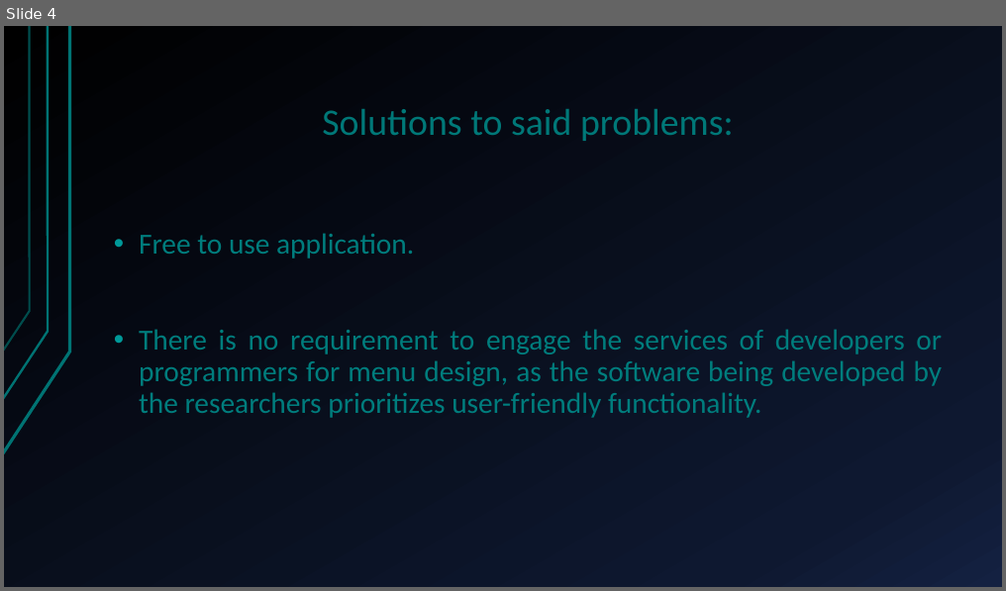
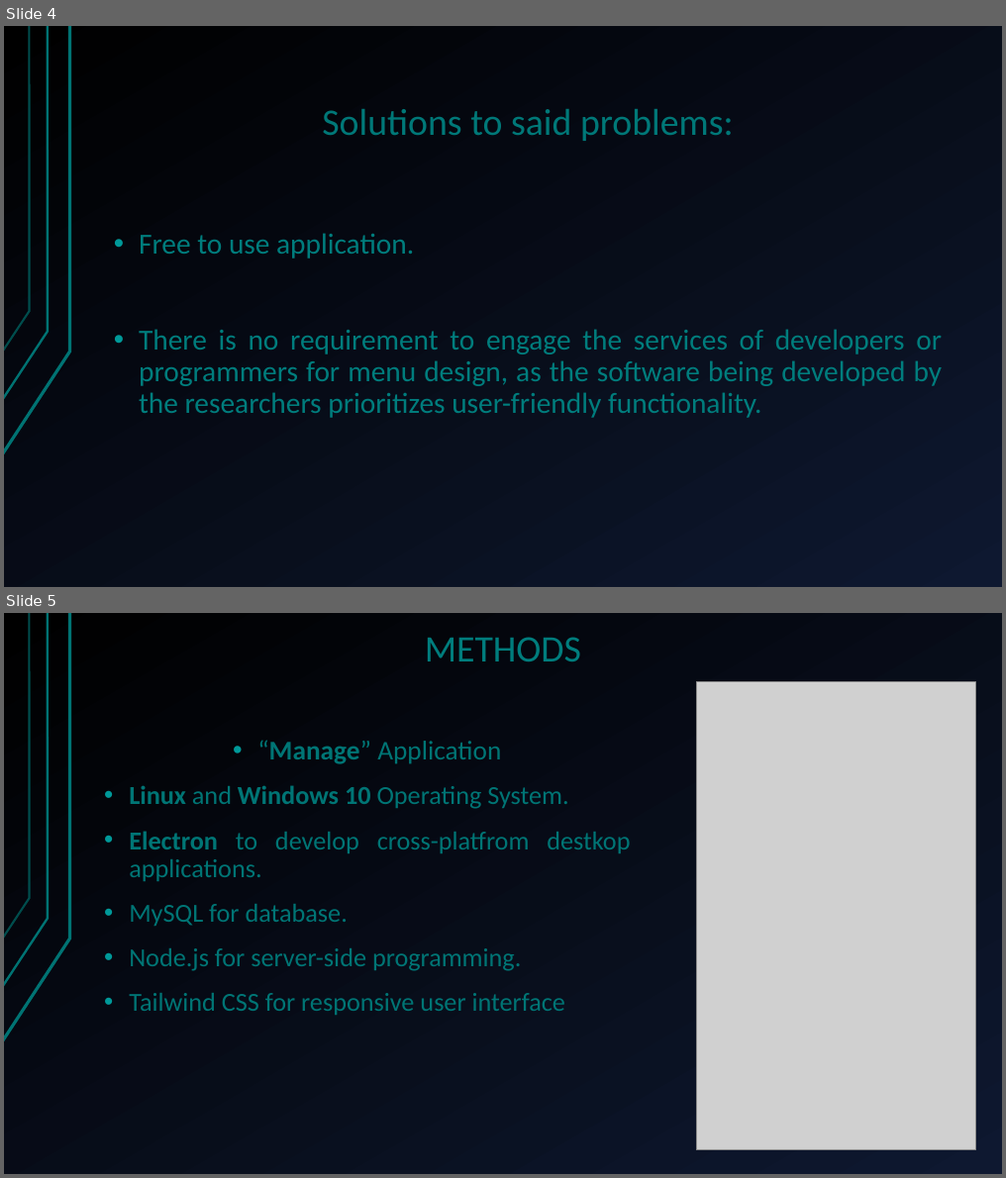
Before and after one commit to alexxGmZ/MenuMaApp, a slide deck: DOCS/FreEzMenu2.pptx. Shown one above the other, each under a label of ours: slide 4 before the commit, slides 4 and 5 after it. The pictures are 1006x591 and 1006x1178 pixels, drawn with LibreOffice and Linux fonts; fonts in the diff are those of the drawing; grey boxes stand for pictures. Boxes give left, top, right and bottom in pixels: in the first picture for what was removed or moved away, otherwise in the second. Text is boxed around its words. In the diff, an @@ line names an element or a change of style, - is before the commit and + after.

```diff
--- a/DOCS/FreEzMenu2.pptx
+++ b/DOCS/FreEzMenu2.pptx
@@ slide 5 added at (4, 613, 1002, 1174), background gradient #000000 to #0E1830; not listed: 3 template elements that a slide beside it also shows @@
@@ title added at (425, 637, 581, 662), 36 pt, text #007D7D @@
+METHODS
@@ picture added at (696, 682, 976, 1151) @@
@@ text added at (129, 740, 630, 1015), 25 pt, text #007575 @@
+• “Manage” Application
+• Linux and Windows 10 Operating System.
+• Electron to develop cross-platfrom destkop applications.
+• MySQL for database.
+• Node.js for server-side programming.
+• Tailwind CSS for responsive user interface
@@ slide 4 changed as well @@
@@ background gradient #000000 to #0F1931 to #142242 to gradient #000000 to #0E1830 @@
```
Also in this commit, not shown: 3 other slides changed, 2 other slides added, 1 slide removed, 1 other file.
